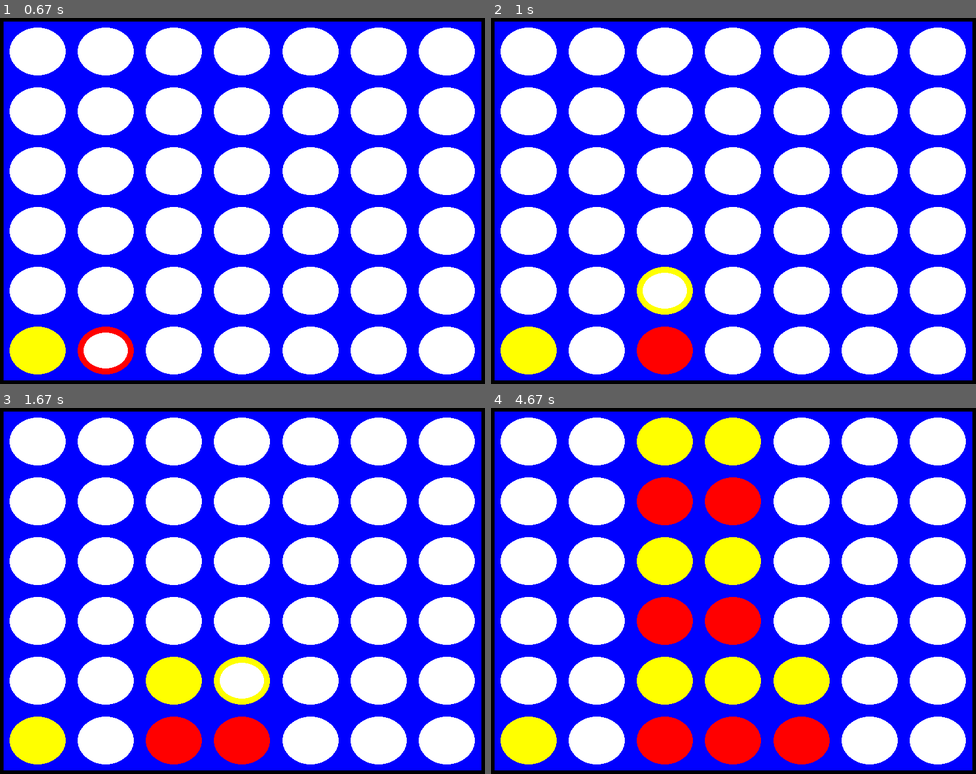
Above: before the commit, frames 1-4 (two rows, left to right).
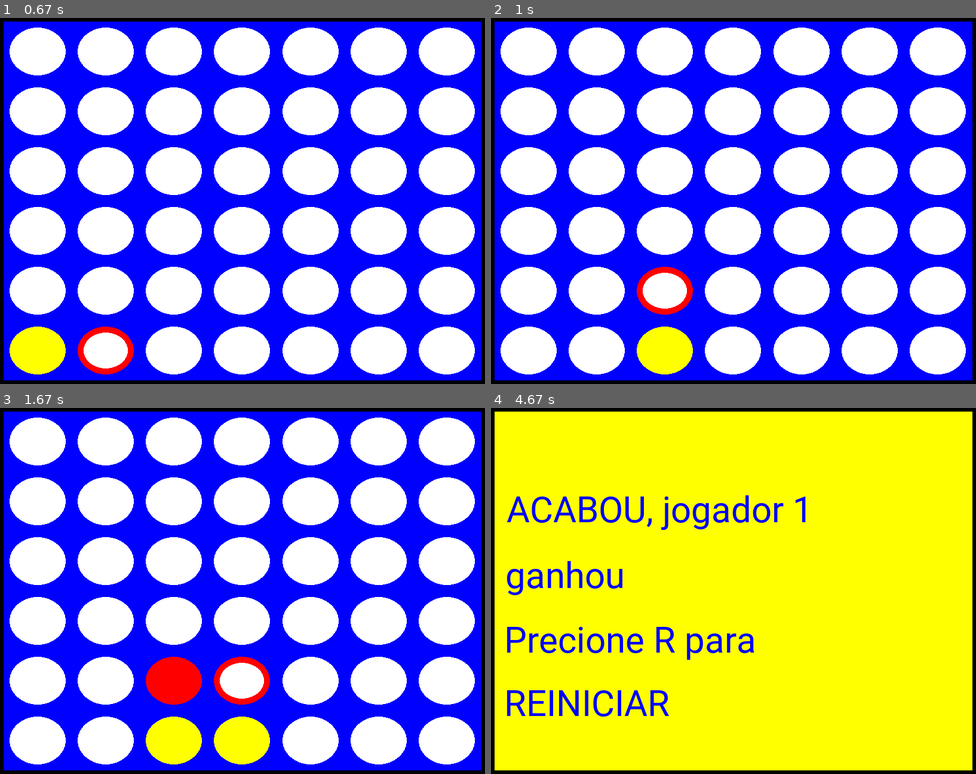
Above: after the commit, the same moments.

Repository: valdemarceccon/connect4_ai_pygame
Game: pygame game, started from main.py
Two runs of this game, one before a commit and one after it. Both use one fixed random seed, a clock stepped at 60 frames per second and the inputs below.
Inputs:
- Up to frame 1 (0.67 s): hold Space from 0.33 s (still down); hold Right from 0.33 s (still down)
- Up to frame 2 (1 s): release Space at 0.8 s; release Right at 0.8 s; hold R from 0.83 s (still down); hold Right from 0.83 s (still down); tap Space at 0.9 s
- Up to frame 3 (1.67 s): tap Space at 1.2, 1.4 s; release R at 1.3 s; release Right at 1.3 s; hold Right from 1.33 s (still down)
- Up to frame 4 (4.67 s): tap Space at 1.7, 1.9, 2.2, 2.4, 2.7, 2.97, 3.27, 3.4, 3.7, 4.07, 4.37, 4.57 s; release Right at 1.8 s; hold Right 1.83-2.3 s; hold Left 2.33-2.87 s; hold Left 2.9-3.3 s; hold Right 3.33-3.97 s; hold Left 4-4.47 s; hold Right from 4.5 s (still down)

Frame 1 is identical in both runs. In frame 2, 2.8% of the frame differs, in the area x 1-42%, y 67-98%; in frame 3, 5.2%; in frame 4, 86%, in the area x 0-100%, y 0-100%.

Commit message:
min max done

Diff:
--- /dev/null
+++ b/ai.py
@@ -0,0 +1,69 @@
+import copy
+import math
+import threading
+
+import config
+import game
+import utils
+
+
+def possible_moves(game_state: game.Game):
+    return [move for move in range(config.Dimensions.COLS) if not game_state.is_col_full(move)]
+
+
+def min_max(game_state: game.Game, maximizing_player, depth):
+    is_maximizing = maximizing_player == game_state.current_player
+
+    if depth <= 0:
+        value = board_evaluation(game_state)
+        value = value if value < 4 else math.inf
+        return value if is_maximizing else -value
+
+    if game_state.winner:
+        return math.inf if is_maximizing else -math.inf
+
+    if game_state.is_board_full():
+        return 0
+
+    scores = []
+    for c in possible_moves(game_state):
+        # copy_state = copy.deepcopy(game_state)
+        game_state.play(c)
+        scores.append(min_max(game_state, maximizing_player, depth - 1))
+        game_state.undo_play()
+
+    return max(scores) if is_maximizing else min(scores)
+
+
+def exec_best_move(game_state: game.Game):
+    best_score = -math.inf
+    best_move = None
+    maximizing_player = game_state.current_player
+    for c in possible_moves(game_state):
+        copy_state = copy.deepcopy(game_state)
+        copy_state.play(c)
+        score = min_max(copy_state, maximizing_player, 5)
+        if score > best_score:
+            best_score = score
+            best_move = c
+
+    if best_move is None:
+        game_state.play(possible_moves(game_state)[0])
+
+    game_state.play(best_move)
+
+
+def think(game_state: game.Game):
+    threading.Thread
+
+
+def board_evaluation(state: game.Game):
+    for i in range(4)[::-1]:
+        sub_list = [state.current_player for _ in range(i)]
+        if utils.is_sublist(state.board, sub_list):
+            return i
+        if utils.is_sublist(utils.get_columns(state.board), sub_list):
+            return i
+        if utils.is_sublist(utils.diagonals(state.board), sub_list):
+            return i
+    return 0
--- a/game.py
+++ b/game.py
@@ -1,58 +1,65 @@
 import config
+import constants
 from constants import PLAYER1, PLAYER2, EMPTY
-
-
-def diagonals(arr: list[list[int]]) -> (list[int], list[int]):
-    h, w = len(arr), len(arr[0])
-    d1 = [[arr[h - p + q - 1][q]
-           for q in range(max(p - h + 1, 0), min(p + 1, w))]
-          for p in range(h + w - 1)]
-    d2 = [[arr[p - q][q]
-           for q in range(max(p - h + 1, 0), min(p + 1, w))]
-          for p in range(h + w - 1)]
-    return d1, d2
-
-
-def is_sublist(list1, list2):
-    for x in range(len(list1)):
-        if list1[x:x + len(list2)] == list2:
-            return True
-    return False
+from utils import get_columns, diagonals, is_sublist
 
 
 class Game:
     def __init__(self):
         self.board = [[EMPTY for _ in range(config.Dimensions.COLS)] for _ in range(config.Dimensions.ROWS)]
         self.current_player = PLAYER1
-        self.col_selection = 0
+        self.winner = None
+        self.moves = []
 
-    def find_row_selection(self):
+    def undo_play(self):
+        if not self.moves:
+            return
+
+        move = self.moves.pop()
+
+        for row in self.board:
+            if row[move] != EMPTY:
+                self.current_player = row[move]
+                row[move] = EMPTY
+                self.winner = None
+                break
+
+    def find_next_row(self, col):
         for row in range(len(self.board)):
-            if self.board[row][self.col_selection] != EMPTY:
+            if self.board[row][col] != EMPTY:
                 return row - 1
         return len(self.board) - 1
 
-    def play(self, col=None, player=None):
+    def play(self, col, player=None):
+        if col is None:
+            return
+
         if player is None:
             player = self.current_player
-            self.toggle_player()
 
-        if col is None:
-            col = self.col_selection
-
-        x = -1
-        for row in range(len(self.board)):
-            if self.board[row][col] == EMPTY:
-                x = row
-            else:
-                break
+        x = self.find_next_row(col)
 
         if x != -1:
             self.board[x][col] = player
+            self.moves.append(col)
+
+        if self.is_over(player):
+            self.winner = player
+        else:
+            self.toggle_player()
+
+    def is_col_full(self, col):
+        return self.board[0][col] != constants.EMPTY
+
+    def is_board_full(self):
+        for c in range(config.Dimensions.COLS):
+            if not self.is_col_full(c):
+                return False
+        return True
 
     def is_over(self, player):
         rows = self.board
-        columns = [[c for c in x] for x in map(list, zip(*self.board))]
+        columns = get_columns(self.board)
         d1, d2 = diagonals(self.board)
 
         player_victory = [player for _ in range(4)]
@@ -62,15 +69,5 @@
 
         return result
 
-    def move_left(self):
-        self.col_selection -= 1
-        if self.col_selection < 0:
-            self.col_selection = config.Dimensions.COLS - 1
-
-    def move_right(self):
-        self.col_selection += 1
-        if self.col_selection >= config.Dimensions.COLS:
-            self.col_selection = 0
-
     def toggle_player(self):
         self.current_player = PLAYER2 if self.current_player == PLAYER1 else PLAYER1
--- a/main.py
+++ b/main.py
@@ -1,14 +1,15 @@
 import sys
 
 import pygame
+import pygame.freetype
 import pygame.locals
 
+import ai
 import config
-import constants
 import game
 
 
-def draw_board(window, state):
+def draw_board(window, game_state, col_selection):
     pygame.draw.rect(window, (0, 0, 255),
                      pygame.Rect(config.BORDER, config.BORDER, config.Board.WIDTH, config.Board.HEIGHT))
 
@@ -19,12 +20,12 @@
         for col_i in range(config.Dimensions.COLS):
             x = offset_x + (config.GAP + config.HOLE_WIDTH) * col_i
             y = offset_y + (config.GAP + config.HOLE_HEIGHT) * row_i
-            player = state.board[row_i][col_i]
+            player = game_state.board[row_i][col_i]
             rect = pygame.Rect(x, y, config.HOLE_WIDTH, config.HOLE_HEIGHT)
 
             paint_user_color(window, player, rect)
-            if col_i == state.col_selection and row_i == state.find_row_selection():
-                paint_cursor(window, state, rect)
+            if col_i == col_selection and row_i == game_state.find_next_row(col_selection):
+                paint_cursor(window, game_state, rect)
 
 
 def paint_user_color(window, player, rect):
@@ -35,16 +36,71 @@
     pygame.draw.ellipse(window, config.Player.COLOR[state.current_player], rect, config.Board.SELECTION_THICKNESS)
 
 
-def handle_key_down(state, key):
-    if key == pygame.locals.K_LEFT:
-        state.move_left()
-    elif key == pygame.locals.K_RIGHT:
-        state.move_right()
-    elif key == pygame.locals.K_SPACE:
-        state.play()
+def move_left(game_state, col):
+    col -= 1
+    if col < 0:
+        col = config.Dimensions.COLS - 1
+
+    if game_state.is_col_full(col):
+        return move_left(game_state, col)
+
+    return col
+
+
+def move_right(game_state, col):
+    col += 1
+    if col >= config.Dimensions.COLS:
+        col = 0
+    if game_state.is_col_full(col):
+        return move_right(game_state, col)
+    return col
+
+
+def handle_key_down(game_state, col, key):
+    if not game_state.is_board_full():
+        if key == pygame.locals.K_LEFT:
+            return move_left(game_state, col)
+        elif key == pygame.locals.K_RIGHT:
+            return move_right(game_state, col)
+        elif key == pygame.locals.K_SPACE:
+            game_state.play(col)
+            if not game_state.is_board_full() and game_state.is_col_full(col):
+                return move_right(game_state, col)
+    return col
+
+
+def write_text_line(window, text, color, base_y):
+    font = pygame.freetype.Font('Roboto-Regular.ttf', 60)
+    text_obj, rect = font.render(text, color)
+    base_x = config.Board.BORDER + config.GAP
+    if base_y == 0:
+        base_y = config.Board.HEIGHT / 4
+    else:
+        base_y += rect.y + config.GAP
+
+    window.blit(text_obj, (base_x, base_y))
+
+    return base_y + rect.y
+
+
+def display_winner(window, winner, c1, c2):
+    pygame.draw.rect(window, c1,
+                     pygame.Rect(config.BORDER, config.BORDER, config.Board.WIDTH, config.Board.HEIGHT))
+    text_height = 0
+    if winner is None:
+        winner = "nenhum"
+    text_height = write_text_line(window, f"ACABOU, jogador {winner}", c2, text_height)
+    text_height = write_text_line(window, f"ganhou", c2, text_height)
+    text_height = write_text_line(window, "Precione R para", c2, text_height)
+    write_text_line(window, "REINICIAR", c2, text_height)
 
 
 def main():
+    ai_player = None
+    if len(sys.argv[1:]) > 0:
+        print(sys.argv[1:])
+        ai_player = int(sys.argv[2])
+
     pygame.init()
 
     window = pygame.display.set_mode((config.Board.WIDTH + config.BORDER * 2, config.Board.HEIGHT + config.BORDER * 2),
@@ -52,26 +108,46 @@
                                      32)
     pygame.display.set_caption('CONNECT 4EVER')
     state = game.Game()
+    count = 0
+    clock = pygame.time.Clock()
+    c1, c2 = (255, 255, 255), (0, 0, 255)
+    winner = None
+    col_selection = 0
 
     while True:
-        winner = None
-        if state.is_over(constants.PLAYER1):
-            winner = constants.PLAYER1
-        if state.is_over(constants.PLAYER2):
-            winner = constants.PLAYER2
+        cur_player = state.current_player
+        if not winner:
+            winner = state.winner
+            if winner:
+                c1 = config.Player.COLOR[winner]
 
         for event in pygame.event.get():
             if event.type == pygame.locals.QUIT:
                 pygame.quit()
                 sys.exit()
-            if event.type == pygame.KEYDOWN and winner is None:
-                handle_key_down(state, event.key)
+            if ai_player == cur_player and not winner:
+                ai.exec_best_move(state)
+            else:
+                if event.type == pygame.KEYDOWN and winner is None:
+                    col_selection = handle_key_down(state, col_selection, event.key)
+                if event.type == pygame.KEYDOWN and event.key == pygame.locals.K_r:
+                    state = game.Game()
+                    cur_player = state.current_player
+                    winner = state.winner
 
-        draw_board(window, state)
+        if not winner:
+            draw_board(window, state, col_selection)
 
-        if winner is not None:
-            print(f"fim: {winner}")
+        if winner is not None or state.is_board_full():
+            count += 1
+            count = count % 10
+
+            if not count:
+                c1, c2 = c2, c1
+
+            display_winner(window, winner, c1, c2)
         pygame.display.update()
+        clock.tick(60)
 
 
 if __name__ == '__main__':
--- /dev/null
+++ b/utils.py
@@ -0,0 +1,20 @@
+def diagonals(arr: list[list[int]]) -> (list[int], list[int]):
+    h, w = len(arr), len(arr[0])
+    d1 = [[arr[h - p + q - 1][q]
+           for q in range(max(p - h + 1, 0), min(p + 1, w))]
+          for p in range(h + w - 1)]
+    d2 = [[arr[p - q][q]
+           for q in range(max(p - h + 1, 0), min(p + 1, w))]
+          for p in range(h + w - 1)]
+    return d1, d2
+
+
+def get_columns(arr: list[list[int]]) -> list[list[int]]:
+    return [[c for c in x] for x in map(list, zip(*arr))]
+
+
+def is_sublist(list1, list2) -> bool:
+    for x in range(len(list1)):
+        if list1[x:x + len(list2)] == list2:
+            return True
+    return False
Binary file added: Roboto-Regular.ttf
